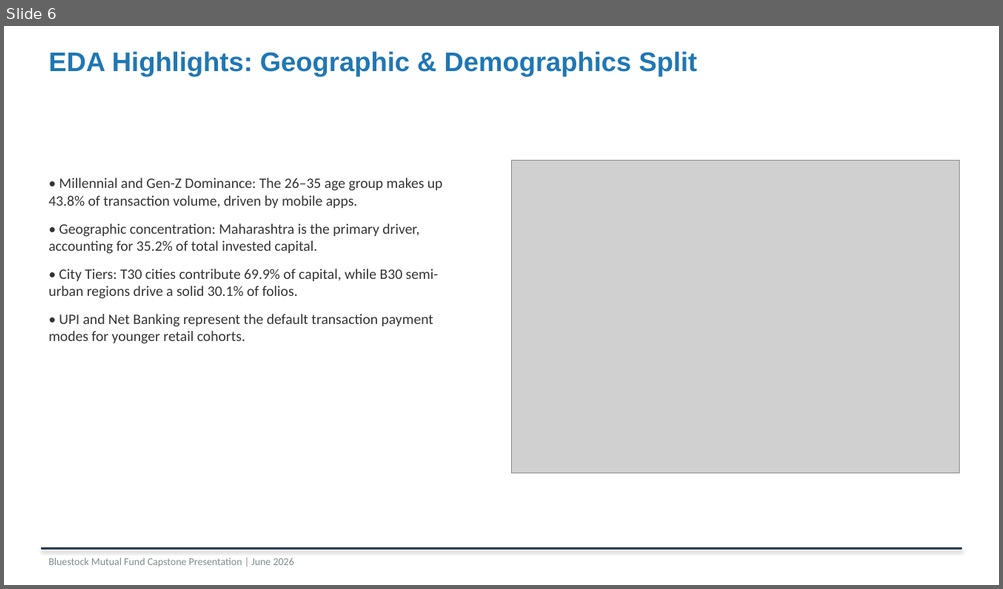
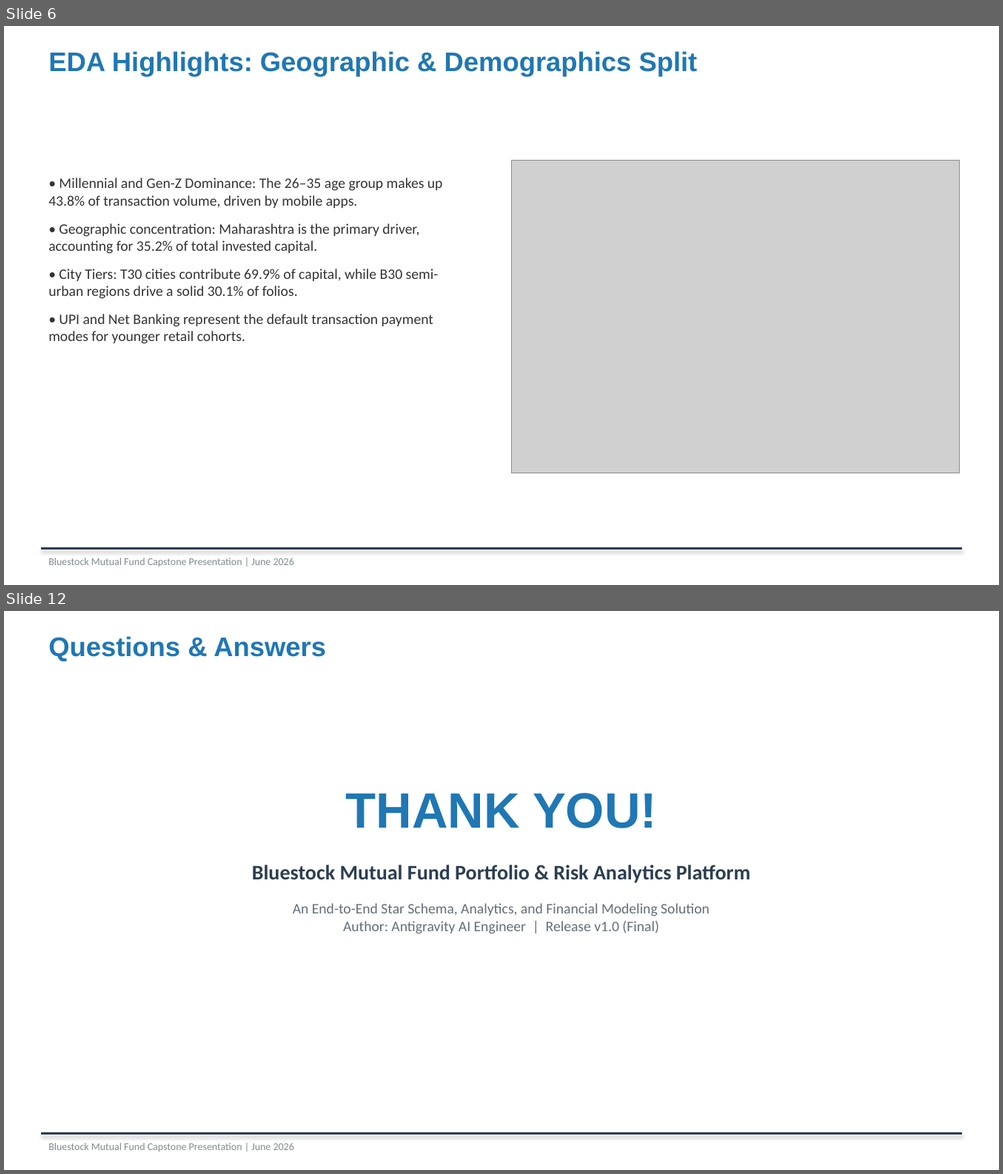
Before and after one commit to MxthThunder/mf-capstone, a slide deck: Bluestock_MF_Presentation.pptx. Shown one above the other, each under a label of ours: slide 6 before the commit, slides 6 and 12 after it; the slides between them are not shown. The pictures are 1003x589 and 1003x1174 pixels, drawn with LibreOffice and Linux fonts; fonts in the diff are those of the drawing; grey boxes stand for pictures. Boxes give left, top, right and bottom in pixels: in the first picture for what was removed or moved away, otherwise in the second. Text is boxed around its words. In the diff, an @@ line names an element or a change of style, - is before the commit and + after.

Commit message:
Final: Complete Bluestock MF Capstone

```diff
--- a/Bluestock_MF_Presentation.pptx
+++ b/Bluestock_MF_Presentation.pptx
@@ slide 12 added at box(4, 611, 999, 1170), background #FFFFFF @@
@@ text added at box(48, 636, 326, 661), 26 pt, text #1F77B4, bold @@
+Questions & Answers
@@ text added at box(252, 793, 751, 934), 14 pt, text #646E78 @@
+THANK YOU!
+Bluestock Mutual Fund Portfolio & Risk Analytics Platform
+An End-to-End Star Schema, Analytics, and Financial Modeling Solution
+Author: Antigravity AI Engineer | Release v1.0 (Final)
@@ rectangle added at box(41, 1133, 962, 1135), fill #2C3E50, outline #2C3E50 0.75 pt @@
@@ text added at box(48, 1143, 294, 1152), 10 pt, text #7F8C8D @@
+Bluestock Mutual Fund Capstone Presentation | June 2026
```
Also in this commit, not shown: 5 slides changed, 1 slide removed, 19 other files.
